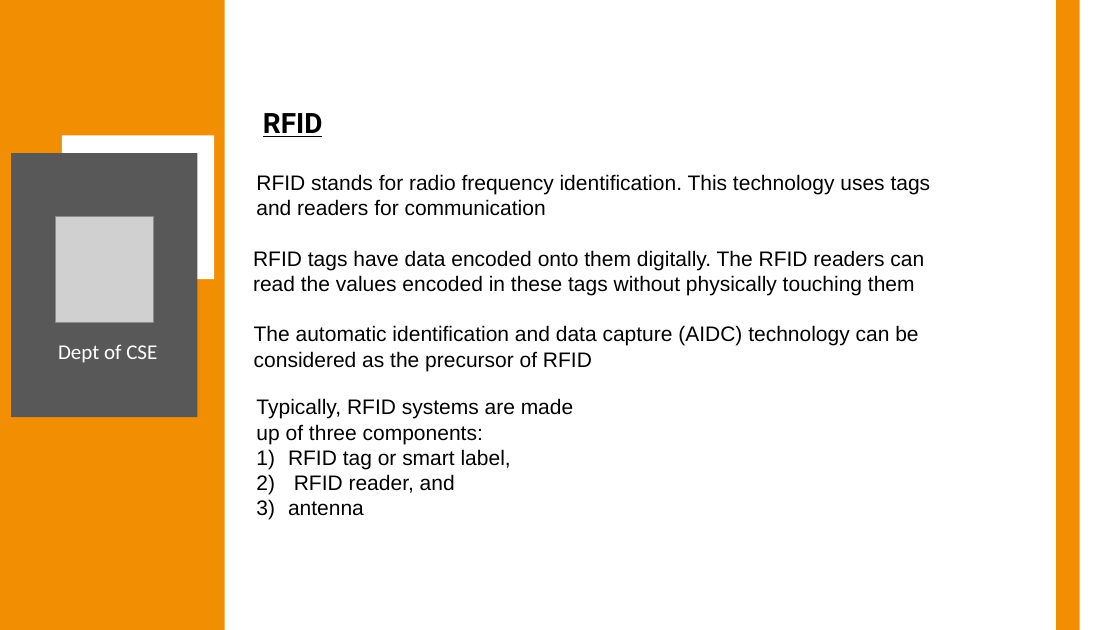
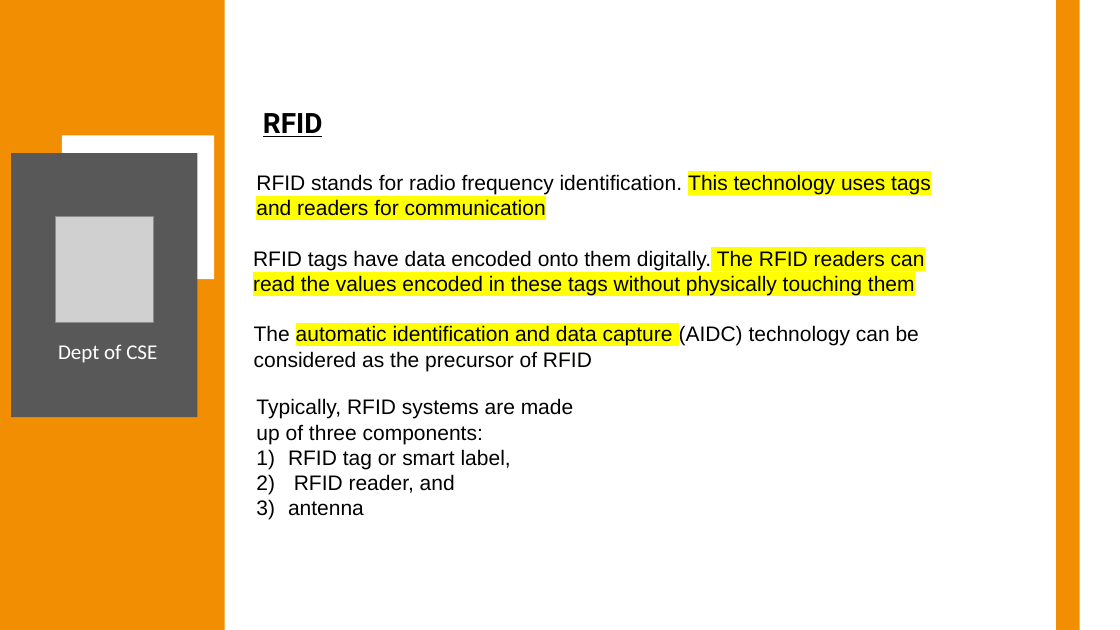
Before and after one commit to Anish202020/7th-Semester, a slide deck: slide 20 of 21 Schema Notes/Internet of Things/Module 4/Module4PPT.pptx. Drawn at 1120x630 pixels with LibreOffice and Linux fonts; fonts in the diff are those of the drawing; grey boxes stand for pictures. Boxes give left, top, right and bottom in pixels: in the first picture for what was removed or moved away, otherwise in the second. Text is boxed around its words. In the diff, an @@ line names an element or a change of style, - is before the commit and + after.

```diff
--- a/21 Schema Notes/Internet of Things/Module 4/Module4PPT.pptx
+++ b/21 Schema Notes/Internet of Things/Module 4/Module4PPT.pptx
@@ text "RFID stands for radio frequency ..." at [256, 174, 931, 216]: highlight none to #FFFF00 in "This technology uses tags and readers for ..." @@
@@ text "RFID tags have data encoded ..." at [253, 250, 925, 295]: highlight none to #FFFF00 in "The RFID readers can read the values ..." @@
@@ text at [254, 325, 919, 346]: highlight none to #FFFF00 in "automatic identification and data capture" @@
```
Also in this commit, not shown: 10 other slides changed, 13 other files.
